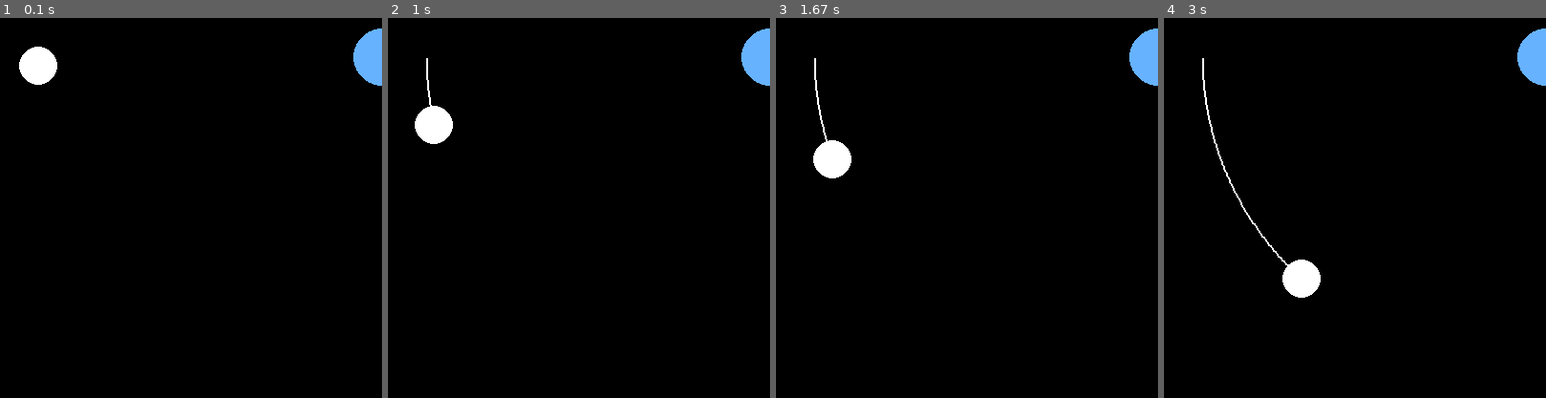
Above: before the commit, frames 1-4 (left to right).
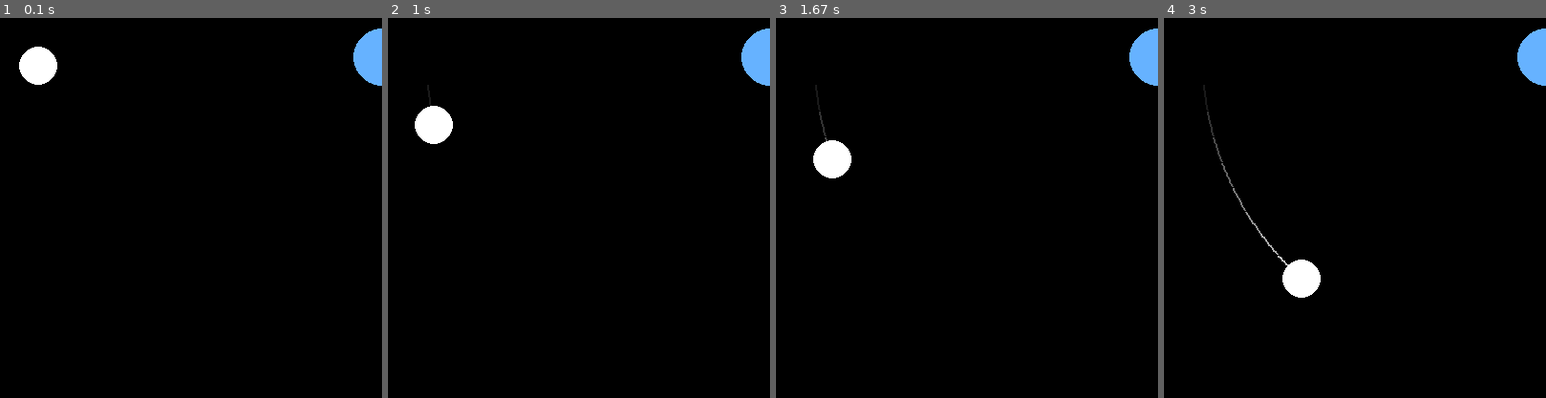
Above: after the commit, the same moments.

Repository: Poolsen/Orbits_Simulation
Game: pygame game, started from main.py
The game is run twice, just before and just after one commit, with the same random seed, the same clock (stepped at 60 frames per second) and the same inputs.
Inputs:
- Up to frame 1 (0.1 s): no input
- Up to frame 2 (1 s): click "| |" at 0.38 s; click "continue" at 0.72 s
- Up to frame 3 (1.67 s): click "| |" at 1.05 s; click "continue" at 1.38 s
- Up to frame 4 (3 s): no input
The pictures show only the part of the screen within x 0-50%, y 45-95%; the shares and areas given below are measured in that part.

Frame 1 is identical in both runs. In frame 2, less than 0.1% of the frame differs, in the area x 10-12%, y 10-24%; in frame 3, 0.1%; in frame 4, 0.3%, in the area x 10-33%, y 10-66%.

Commit message:
added different colors (white to dark gray) for drawing of lines in vis_Himmelskoerper

Diff:
--- a/Visuals/vis_Himmelskoerper.py
+++ b/Visuals/vis_Himmelskoerper.py
@@ -16,13 +16,35 @@
         y = koerper.y * self.scale + hoehe / 2
 
         if len(koerper.orbit) >= 2:    #muss, da sonst fehler bei pygame.draw: müssen zum drawn mind. 2 punkte vorhanden sein
+            while len(koerper.orbit) >= 900:
+                del koerper.orbit[0]
+
             draw_punkte = []
+
             for point in koerper.orbit:
                 x, y = point
                 x = x * self.scale + breite / 2     # hier in pixeln
                 y = y * self.scale + hoehe / 2      # in pixeln
+
                 draw_punkte.append((x, y))
-            pygame.draw.lines(surface, self.farbe, False, draw_punkte, 2)
+
+            #was zur hölle mache ich hier nur; ist "natürlich nur temporary" (temporary für immer)
+
+            try:
+                pygame.draw.lines(surface, (0, 0, 0),       False, draw_punkte[0:15],       2)
+                pygame.draw.lines(surface, (25, 25, 25),    False, draw_punkte[15:30],      2)
+                pygame.draw.lines(surface, (50, 50, 50),    False, draw_punkte[30:45],      2)
+                pygame.draw.lines(surface, (75, 75, 75),    False, draw_punkte[45:60],      2)
+                pygame.draw.lines(surface, (100, 100, 100), False, draw_punkte[60:75],      2)
+                pygame.draw.lines(surface, (125, 125, 125), False, draw_punkte[75:90],      2)
+                pygame.draw.lines(surface, (150, 150, 150), False, draw_punkte[90:105],     2)
+                pygame.draw.lines(surface, (175, 175, 175), False, draw_punkte[105:120],    2)
+                pygame.draw.lines(surface, (200, 200, 200), False, draw_punkte[120:135],    2)
+                pygame.draw.lines(surface, (225, 225, 225), False, draw_punkte[135:150],    2)
+                pygame.draw.lines(surface, (250, 250, 250), False, draw_punkte[150:900],    2)
+
+            except ValueError:      # don't worry, be happy
+               pass                 # I think I like this "try" "except" thingy (:
 
         pygame.draw.circle(surface, self.farbe, (x, y), self.radius)
 
